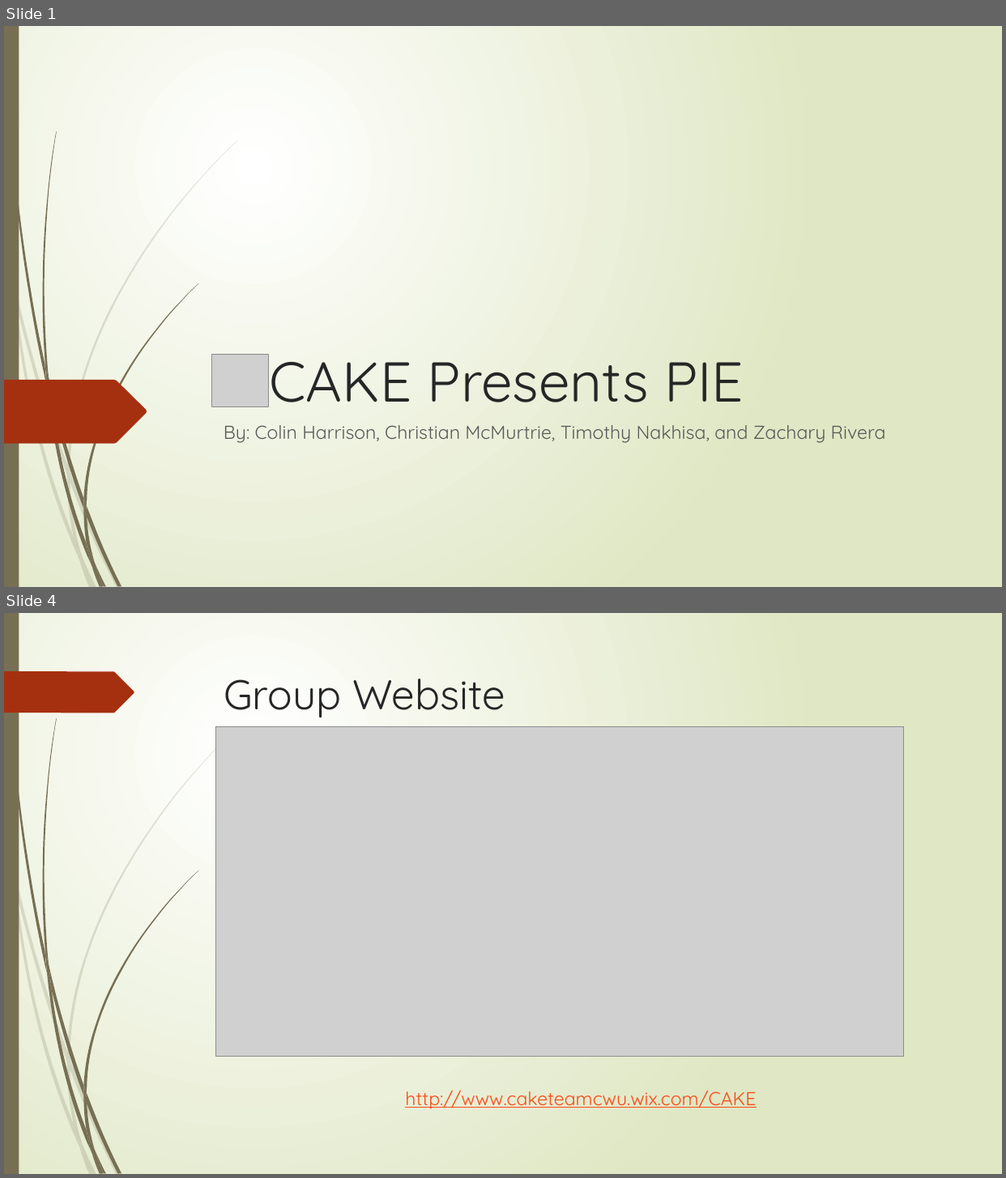
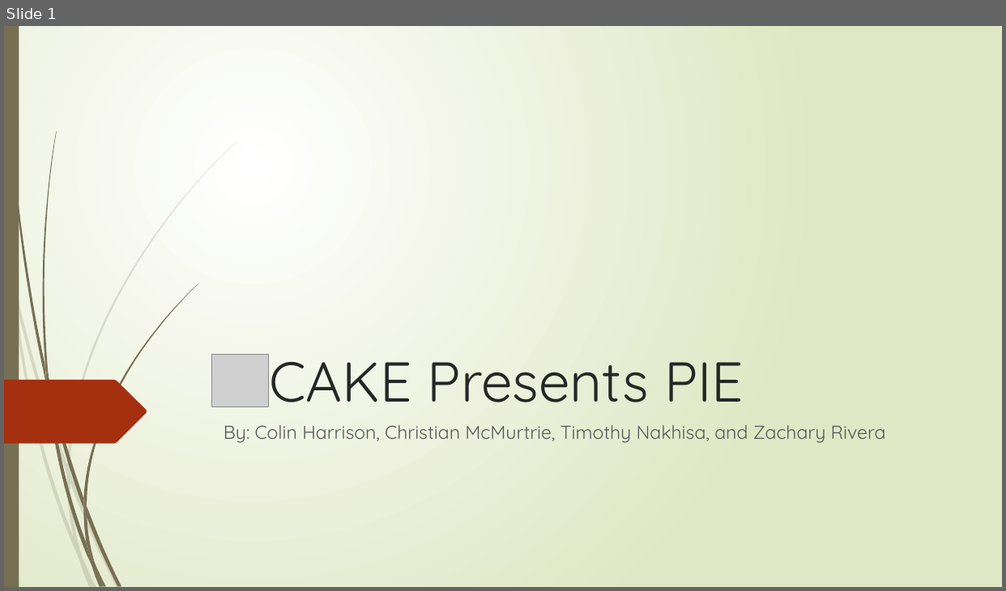
Before and after one commit to cs480GroupCAKE/PIEWebsite, a slide deck: Presentation/Presentation Two/Presentation Two.pptx. Shown one above the other, each under a label of ours: slides 1 and 4 before the commit, slide 1 after it; the slides between them are not shown. The pictures are 1006x1178 and 1006x591 pixels, drawn with LibreOffice and Linux fonts; fonts in the diff are those of the drawing; grey boxes stand for pictures. Boxes give left, top, right and bottom in pixels: in the first picture for what was removed or moved away, otherwise in the second. Text is boxed around its words. In the diff, an @@ line names an element or a change of style, - is before the commit and + after.

```diff
--- a/Presentation/Presentation Two/Presentation Two.pptx
+++ b/Presentation/Presentation Two/Presentation Two.pptx
@@ slide 4 removed at box(4, 613, 1002, 1174), background gradient #FFFFFF to #DFE8C4; not listed: 23 template elements that a slide beside it also shows @@
@@ freeform shape removed at box(4, 671, 134, 713) @@
@@ title removed at box(224, 679, 505, 718) @@
-Group Website
@@ picture removed at box(216, 726, 904, 1057) @@
@@ text removed at box(405, 1090, 756, 1110) @@
-http://www.caketeamcwu.wix.com/CAKE
```
Also in this commit, not shown: 2 slides changed, 8 slides added, 12 other slides removed.
